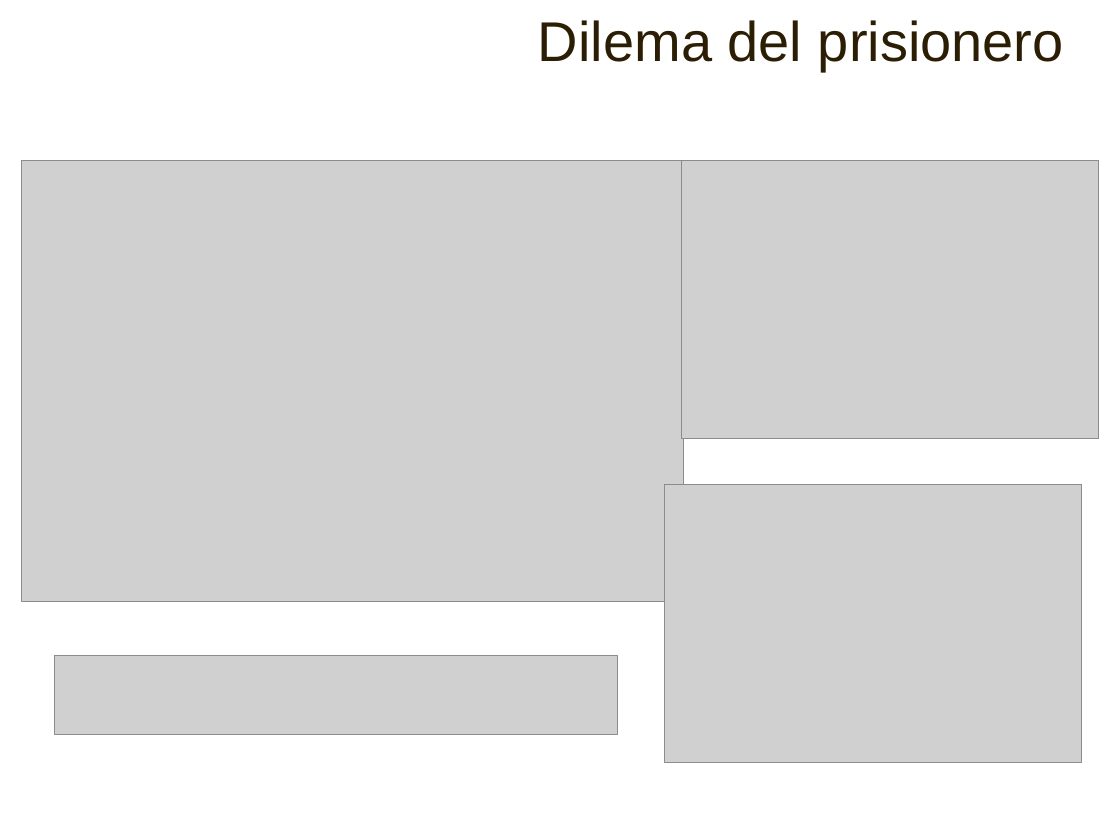
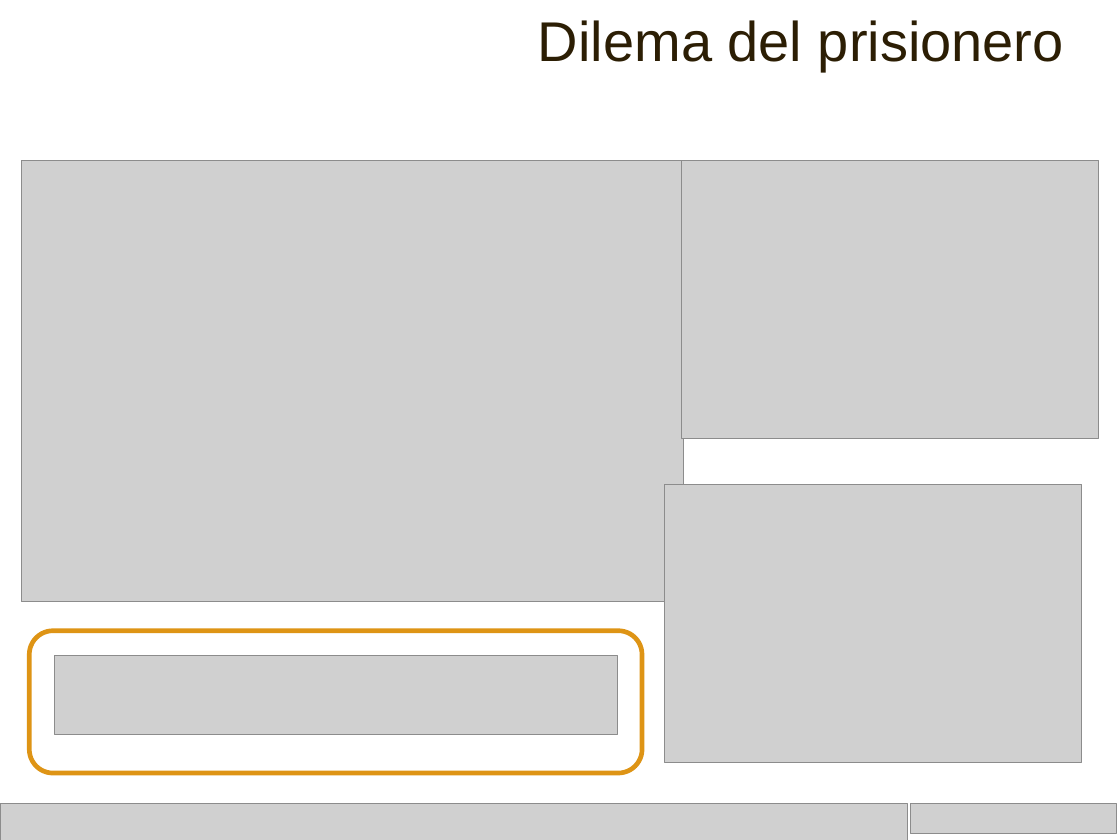
Before and after one commit to gasparalfaro/Tesis-Tesis, a slide deck: slide 12 of Presentacion/Thesis Presentation Gaspar Alfaro.pptx. Drawn at 1120x840 pixels with LibreOffice and Linux fonts; fonts in the diff are those of the drawing; grey boxes stand for pictures. Boxes give left, top, right and bottom in pixels: in the first picture for what was removed or moved away, otherwise in the second. Text is boxed around its words. In the diff, an @@ line names an element or a change of style, - is before the commit and + after.

```diff
--- a/Presentacion/Thesis Presentation Gaspar Alfaro.pptx
+++ b/Presentacion/Thesis Presentation Gaspar Alfaro.pptx
@@ rounded rectangle added at (29, 631, 642, 773), outline #DE9415 3 pt @@
@@ picture added at (0, 803, 907, 840) @@
@@ picture added at (911, 804, 1117, 834) @@
```
Also in this commit, not shown: 26 other slides changed, 1 slide added.
